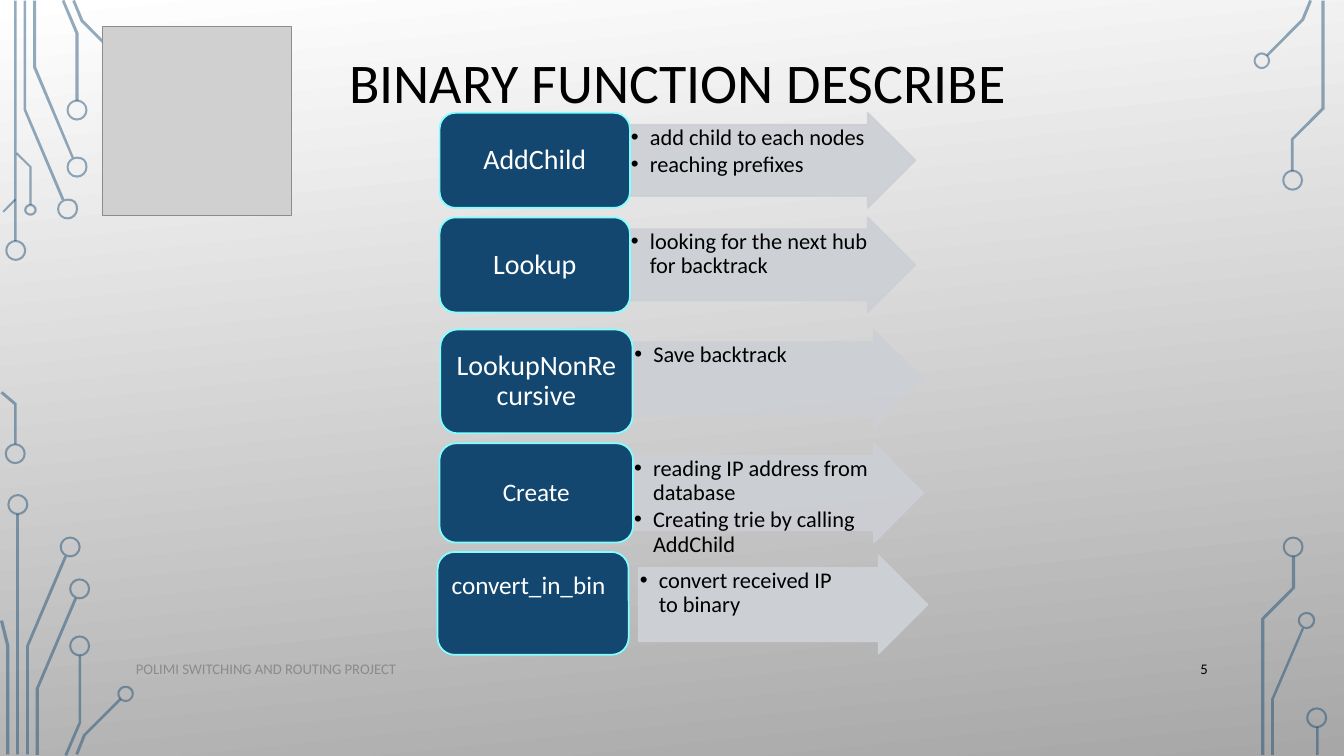
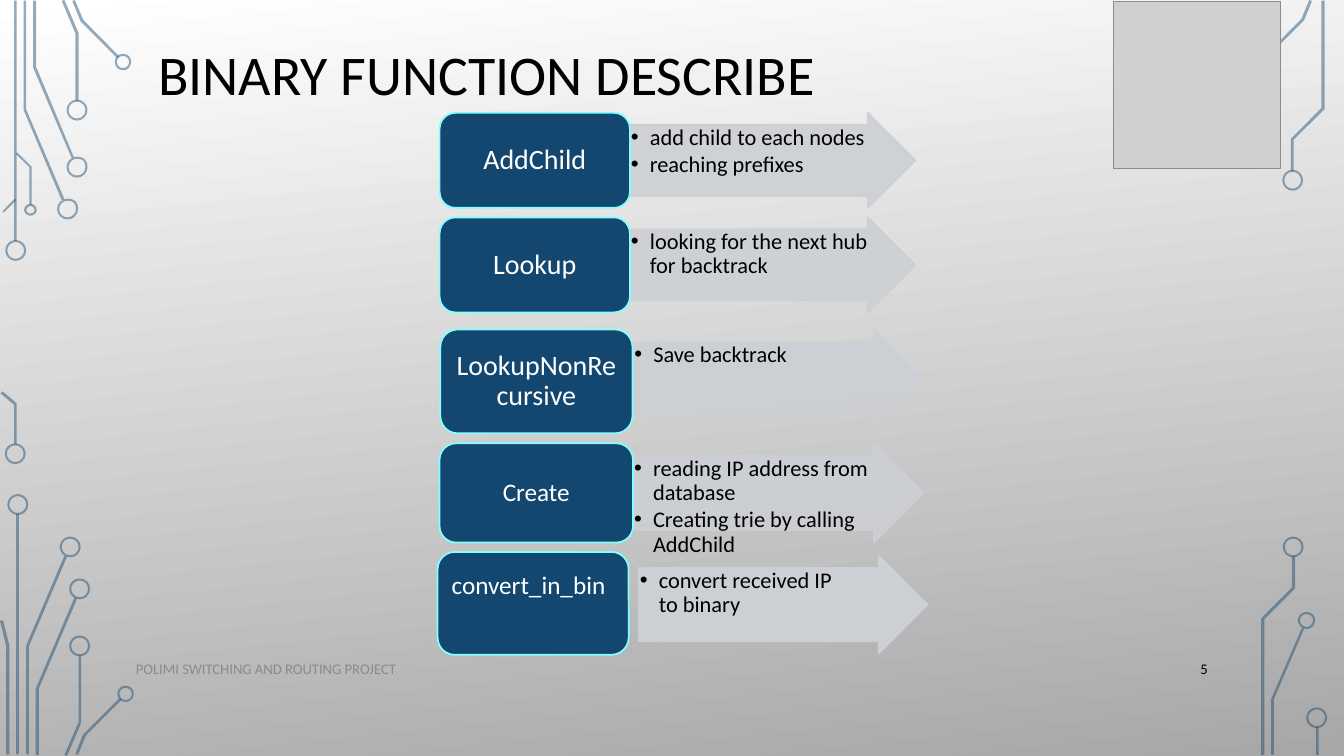
Before and after one commit to ataeiamirhosein/NetFuncVirt, a slide deck: slide 5 of present/Ip_lookup_algorithms.pptx. Drawn at 1344x756 pixels with LibreOffice and Linux fonts; fonts in the diff are those of the drawing; grey boxes stand for pictures; background and template pictures are left out. Boxes give left, top, right and bottom in pixels: in the first picture for what was removed or moved away, otherwise in the second. Text is boxed around its words. In the diff, an @@ line names an element or a change of style, - is before the commit and + after.

```diff
--- a/present/Ip_lookup_algorithms.pptx
+++ b/present/Ip_lookup_algorithms.pptx
@@ text "BINARY FUNCTION DESCRIBE" rewrapped from box(349, 66, 1006, 117) to box(158, 58, 815, 96) @@
@@ picture: place and size @@
-picture at box(102, 27, 291, 217)
+picture at box(1114, 1, 1281, 168)
@@ freeform shape added at box(113, 53, 131, 70), fill gradient #134770 to #B4FFFF @@
@@ freeform shape: place and size @@
-freeform shape at box(1253, 52, 1270, 70)
+freeform shape at box(114, 53, 132, 70)
@@ freeform shape removed at box(1253, 52, 1270, 70) @@
```
Also in this commit, not shown: 16 other slides changed, 2 slides added.
